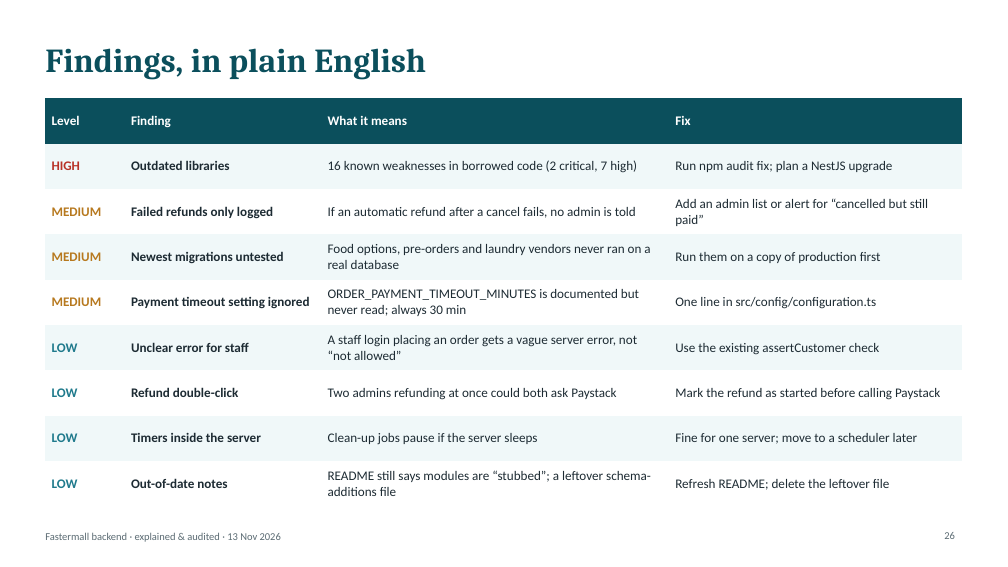
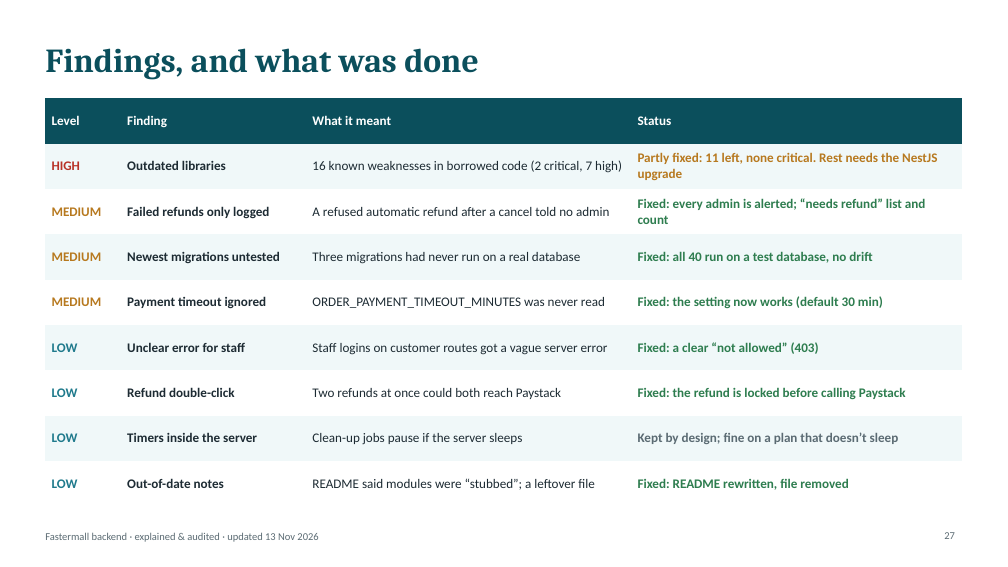
Before and after one commit to chris008123/Fastermall-Backend-, a slide deck: slide 27 of presentation/Fastermall_Backend_Explained.pptx (slide 26 before the commit). Drawn at 1008x567 pixels with LibreOffice and Linux fonts; fonts in the diff are those of the drawing. Boxes give left, top, right and bottom in pixels: in the first picture for what was removed or moved away, otherwise in the second. Text is boxed around its words. In the diff, an @@ line names an element or a change of style, - is before the commit and + after.

```diff
--- a/presentation/Fastermall_Backend_Explained.pptx
+++ b/presentation/Fastermall_Backend_Explained.pptx
@@ title at (x1=45, y1=48, x2=478, y2=80): text changed @@
-Findings, in plain English
+Findings, and what was done
@@ table at (x1=45, y1=98, x2=963, y2=494) @@
-row 1, column 3: What it means
+row 1, column 3: What it meant
-row 1, column 4: Fix
+row 1, column 4: Status
-row 2, column 4: Run npm audit fix; plan a NestJS upgrade
+row 2, column 4: Partly fixed: 11 left, none critical. Rest needs the NestJS upgrade
-row 3, column 3: If an automatic refund after a cancel fails, no admin is told
+row 3, column 3: A refused automatic refund after a cancel told no admin
-row 3, column 4: Add an admin list or alert for “cancelled but still paid”
+row 3, column 4: Fixed: every admin is alerted; “needs refund” list and count
-row 4, column 3: Food options, pre-orders and laundry vendors never ran on a real database
+row 4, column 3: Three migrations had never run on a real database
-row 4, column 4: Run them on a copy of production first
+row 4, column 4: Fixed: all 40 run on a test database, no drift
-row 5: MEDIUM | Payment timeout setting ignored | ORDER_PAYMENT_TIMEOUT_MINUTES is documented but never read; always 30 min | One line in src/config/configuration.ts
+row 5: MEDIUM | Payment timeout ignored | ORDER_PAYMENT_TIMEOUT_MINUTES was never read | Fixed: the setting now works (default 30 min)
-row 6, column 3: A staff login placing an order gets a vague server error, not “not allowed”
+row 6, column 3: Staff logins on customer routes got a vague server error
-row 6, column 4: Use the existing assertCustomer check
+row 6, column 4: Fixed: a clear “not allowed” (403)
-row 7, column 3: Two admins refunding at once could both ask Paystack
+row 7, column 3: Two refunds at once could both reach Paystack
-row 7, column 4: Mark the refund as started before calling Paystack
+row 7, column 4: Fixed: the refund is locked before calling Paystack
-row 8, column 4: Fine for one server; move to a scheduler later
+row 8, column 4: Kept by design; fine on a plan that doesn’t sleep
-row 9, column 3: README still says modules are “stubbed”; a leftover schema-additions file
+row 9, column 3: README said modules were “stubbed”; a leftover file
-row 9, column 4: Refresh README; delete the leftover file
+row 9, column 4: Fixed: README rewritten, file removed
@@ text at (x1=45, y1=532, x2=318, y2=542): text changed @@
-Fastermall backend · explained & audited · 13 Nov 2026
+Fastermall backend · explained & audited · updated 13 Nov 2026
@@ page number at (x1=944, y1=532, x2=955, y2=539): text changed @@
-26
+27
```
Also in this commit, not shown: 24 other slides changed, 3 slides added, 2 slides removed, 18 other files.
